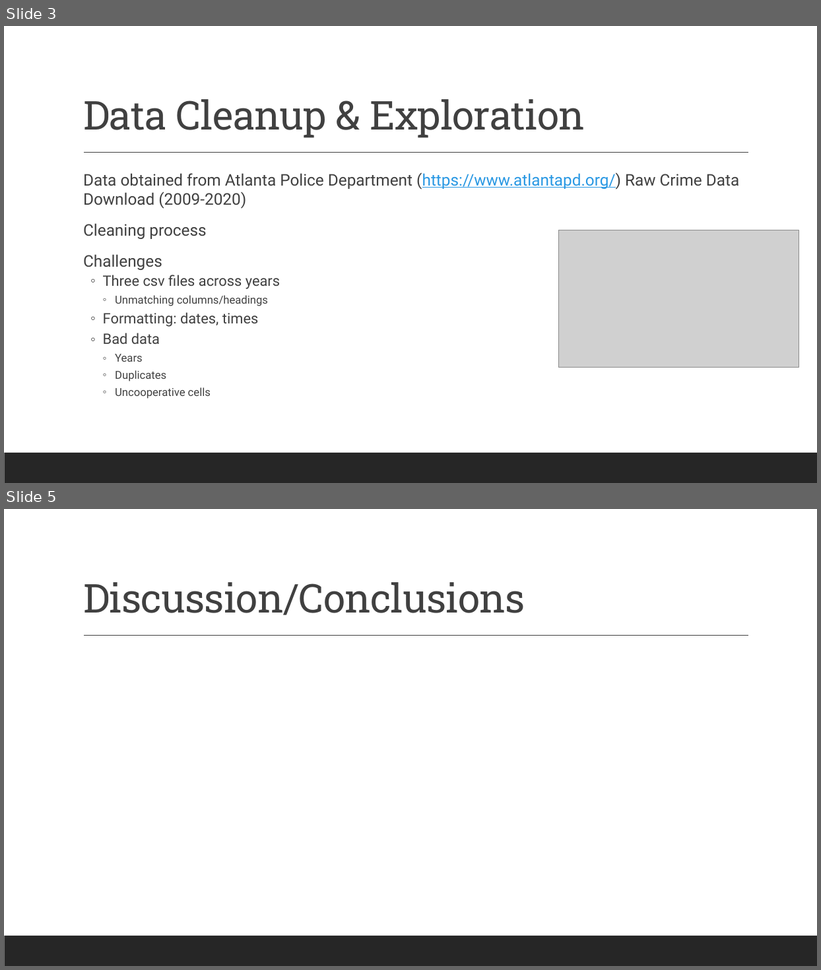
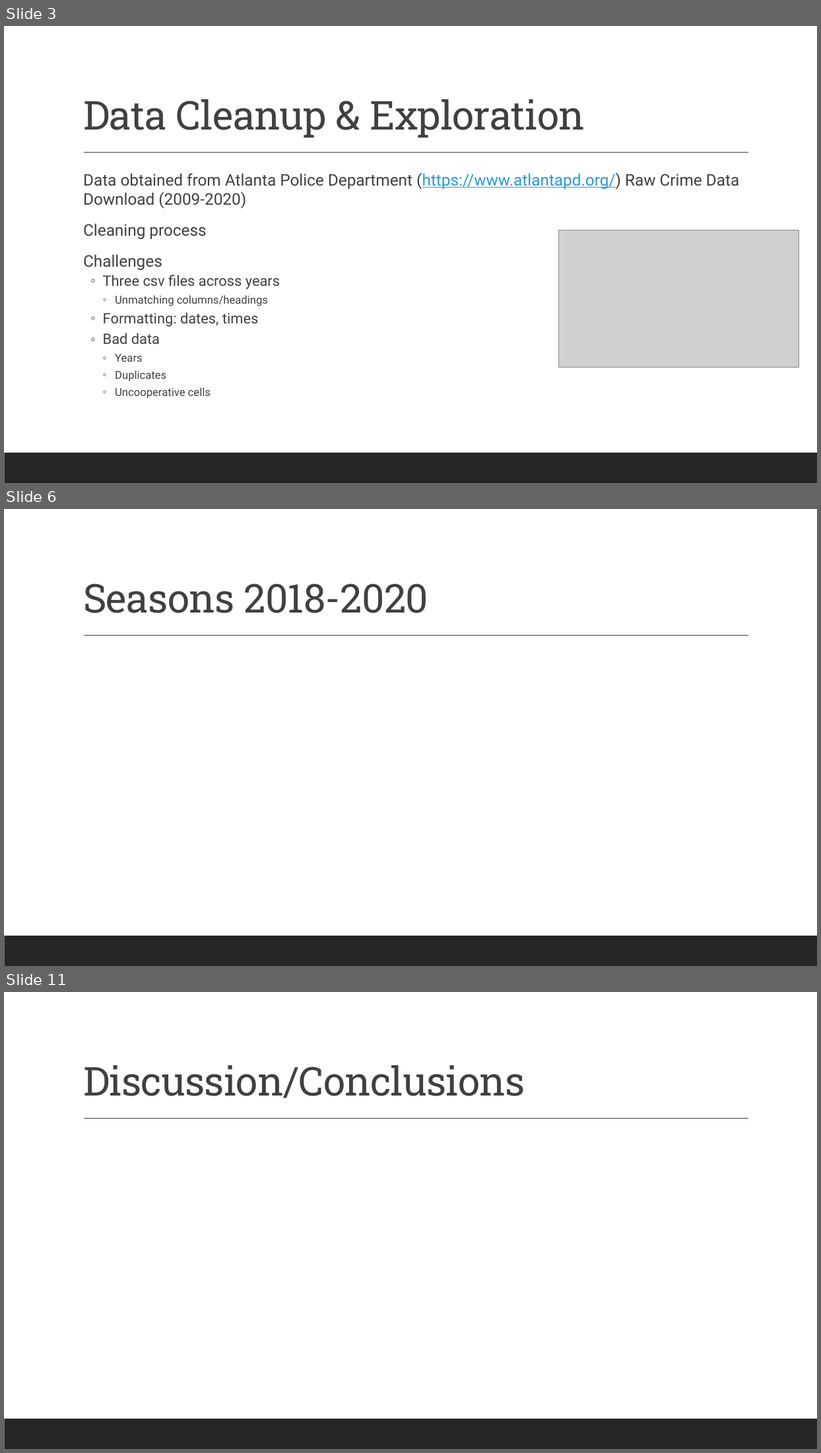
Before and after one commit to cayelsie/Crime-trends-in-Atlanta, a slide deck: Kelly/Crime Trends in the Atlanta Area.pptx. Shown one above the other, each under a label of ours: slides 3 and 5 before the commit, slides 3, 6 and 11 after it; the slides between them are not shown. The pictures are 821x970 and 821x1453 pixels, drawn with LibreOffice and Linux fonts; fonts in the diff are those of the drawing; grey boxes stand for pictures. Boxes give left, top, right and bottom in pixels: in the first picture for what was removed or moved away, otherwise in the second. Text is boxed around its words. In the diff, an @@ line names an element or a change of style, - is before the commit and + after.

```diff
--- a/Kelly/Crime Trends in the Atlanta Area.pptx
+++ b/Kelly/Crime Trends in the Atlanta Area.pptx
@@ slide 6 added at bbox=[4, 509, 817, 966], background #FFFFFF; not listed: 2 template elements that a slide beside it also shows @@
@@ title added at bbox=[83, 584, 428, 613], 47 pt, text #404040 @@
+Seasons 2018-2020
@@ what was slide 5 is now slide 11 @@
```
Also in this commit, not shown: 2 slides changed, 6 other slides added, 8 other files.
